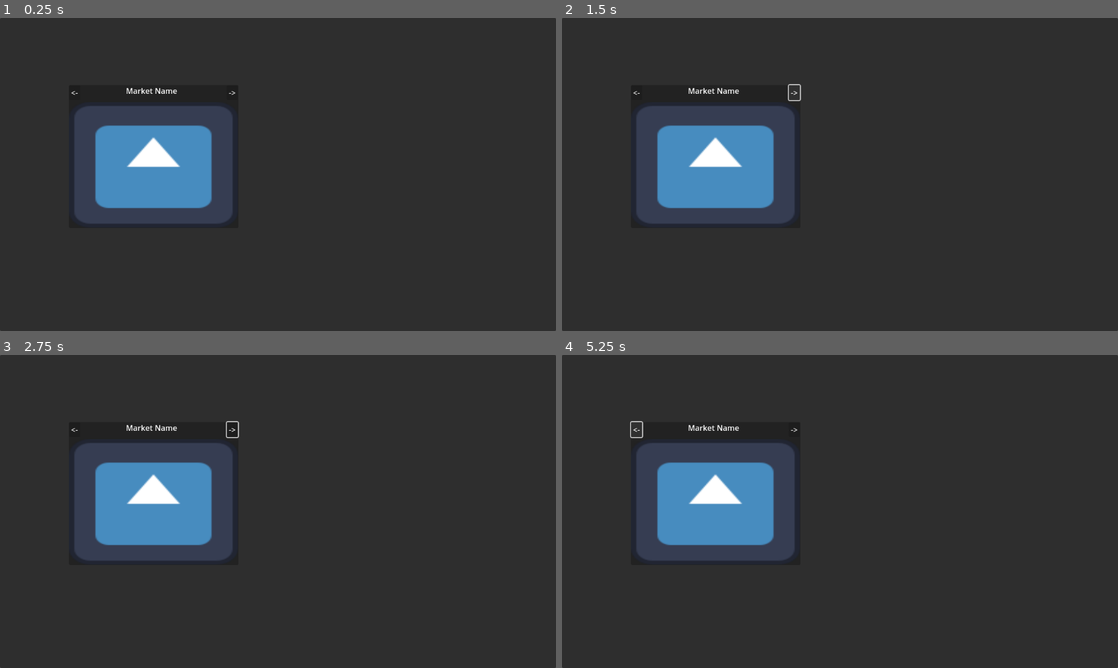
Above: before the commit, frames 1-4 (two rows, left to right).
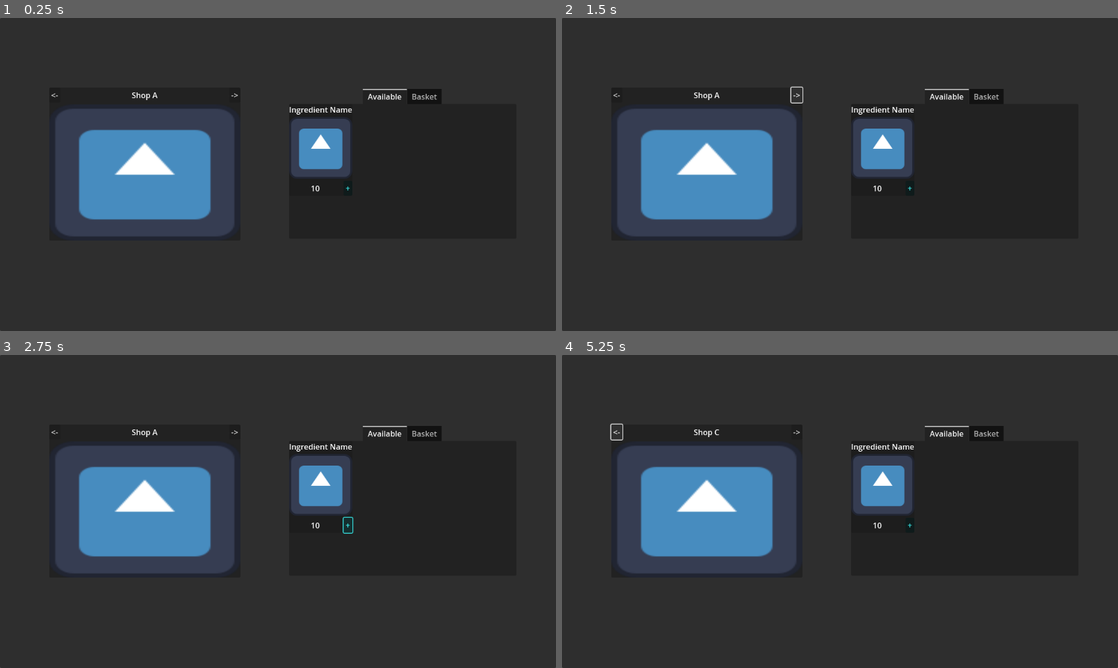
Above: after the commit, the same moments.

Repository: HartFinne/Cozy-Cuisine
Game: Godot game, scene res://Market/Scenes/market_scene.tscn
The game is run twice, just before and just after one commit, with the same random seed, the same clock (stepped at 60 frames per second) and the same inputs. The project has no main scene, so this scene is started directly. The engine's default icon, where the game draws it, is replaced by a stand-in: a white triangle on a blue panel in a dark square.
Inputs (mouse positions are in pixels of both pictures, inside the frame that each line leads up to):
- Up to frame 1 (0.25 s): no input
- Up to frame 2 (1.5 s): click "<-" at 0.5 s; click "->" at 1.25 s
- Up to frame 3 (2.75 s): click (350, 524) at 2 s, where only the run after the commit has a clickable "+"
- Up to frame 4 (5.25 s): click "<-" at 2.75 s; click "->" at 3.5 s; click (912, 524) at 4.25 s, where only the run after the commit has a clickable "+"; click "<-" at 5 s

The runs differ from the first frame. In frame 1, 8.0% of the frame differs, in the area x 9-80%, y 22-70%; in frame 2, 8.1%; in frame 3, 8.1%; in frame 4, 8.1%, in the area x 8-80%, y 21-70%.

Commit message:
shop scene done
now doing the available tab

Diff:
--- a/Market/Scenes/market_scene.tscn
+++ b/Market/Scenes/market_scene.tscn
@@ -1,6 +1,7 @@
-[gd_scene load_steps=2 format=3 uid="uid://bs4bk1jk28hsl"]
+[gd_scene load_steps=3 format=3 uid="uid://bs4bk1jk28hsl"]
 
-[ext_resource type="Texture2D" uid="uid://pnklqblnogb3" path="res://icon.svg" id="1_4m8jw"]
+[ext_resource type="PackedScene" uid="uid://ck02vn5ftbsjf" path="res://Market/Scenes/shops.tscn" id="1_4m8jw"]
+[ext_resource type="Texture2D" uid="uid://pnklqblnogb3" path="res://icon.svg" id="2_pc21n"]
 
 [node name="MarketScene" type="Control"]
 layout_mode = 3
@@ -19,39 +20,75 @@
 grow_vertical = 2
 metadata/_edit_use_anchors_ = true
 
-[node name="PanelContainer" type="PanelContainer" parent="Panel"]
+[node name="Shops" parent="Panel" instance=ExtResource("1_4m8jw")]
+layout_mode = 1
+offset_left = 13.0
+offset_right = 13.0001
+grow_horizontal = 1
+grow_vertical = 1
+
+[node name="TabContainer" type="TabContainer" parent="Panel"]
 layout_mode = 1
 anchors_preset = -1
-anchor_left = 0.124132
-anchor_top = 0.214506
-anchor_right = 0.428819
-anchor_bottom = 0.671296
+anchor_left = 0.519965
+anchor_top = 0.226852
+anchor_right = 0.928819
+anchor_bottom = 0.705247
+tab_alignment = 1
+current_tab = 0
 metadata/_edit_use_anchors_ = true
 
-[node name="VBoxContainer" type="VBoxContainer" parent="Panel/PanelContainer"]
+[node name="Available" type="TabBar" parent="Panel/TabContainer"]
+layout_mode = 2
+metadata/_tab_index = 0
+
+[node name="GridContainer" type="GridContainer" parent="Panel/TabContainer/Available"]
+layout_mode = 1
+anchors_preset = 15
+anchor_right = 1.0
+anchor_bottom = 1.0
+grow_horizontal = 2
+grow_vertical = 2
+columns = 4
+metadata/_edit_use_anchors_ = true
+
+[node name="PanelContainer" type="PanelContainer" parent="Panel/TabContainer/Available/GridContainer"]
 layout_mode = 2
 
-[node name="HBoxContainer" type="HBoxContainer" parent="Panel/PanelContainer/VBoxContainer"]
+[node name="VBoxContainer" type="VBoxContainer" parent="Panel/TabContainer/Available/GridContainer/PanelContainer"]
 layout_mode = 2
-metadata/_edit_use_anchors_ = true
 
-[node name="LeftButton" type="Button" parent="Panel/PanelContainer/VBoxContainer/HBoxContainer"]
+[node name="HBoxContainer" type="HBoxContainer" parent="Panel/TabContainer/Available/GridContainer/PanelContainer/VBoxContainer"]
+z_index = 1
 layout_mode = 2
-size_flags_horizontal = 2
-text = "<-"
+size_flags_vertical = 0
 
-[node name="Label" type="Label" parent="Panel/PanelContainer/VBoxContainer/HBoxContainer"]
+[node name="IngredientLabel" type="Label" parent="Panel/TabContainer/Available/GridContainer/PanelContainer/VBoxContainer/HBoxContainer"]
+layout_mode = 2
+size_flags_vertical = 0
+text = "Ingredient Name"
+
+[node name="IngredientRect" type="TextureRect" parent="Panel/TabContainer/Available/GridContainer/PanelContainer/VBoxContainer"]
+layout_mode = 2
+size_flags_vertical = 0
+texture = ExtResource("2_pc21n")
+
+[node name="HBoxContainer2" type="HBoxContainer" parent="Panel/TabContainer/Available/GridContainer/PanelContainer/VBoxContainer"]
+layout_mode = 2
+
+[node name="PriceLabel" type="Label" parent="Panel/TabContainer/Available/GridContainer/PanelContainer/VBoxContainer/HBoxContainer2"]
 layout_mode = 2
 size_flags_horizontal = 3
-size_flags_vertical = 0
-text = "Market Name"
+text = "10"
+horizontal_alignment = 1
 
-[node name="RightButton" type="Button" parent="Panel/PanelContainer/VBoxContainer/HBoxContainer"]
+[node name="Button" type="Button" parent="Panel/TabContainer/Available/GridContainer/PanelContainer/VBoxContainer/HBoxContainer2"]
+modulate = Color(0.254902, 1, 1, 1)
 layout_mode = 2
-size_flags_horizontal = 10
-text = "->"
+size_flags_horizontal = 8
+text = "+"
 
-[node name="TextureRect" type="TextureRect" parent="Panel/PanelContainer/VBoxContainer"]
+[node name="Basket" type="TabBar" parent="Panel/TabContainer"]
+visible = false
 layout_mode = 2
-size_flags_vertical = 3
-texture = ExtResource("1_4m8jw")
+metadata/_tab_index = 1
--- /dev/null
+++ b/Market/Scenes/shops.tscn
@@ -0,0 +1,48 @@
+[gd_scene load_steps=3 format=3 uid="uid://ck02vn5ftbsjf"]
+
+[ext_resource type="Script" uid="uid://7vav0eoieviy" path="res://Market/Scripts/shops.gd" id="1_5dwnq"]
+[ext_resource type="Texture2D" uid="uid://pnklqblnogb3" path="res://icon.svg" id="1_o6wdg"]
+
+[node name="Shops" type="PanelContainer"]
+anchors_preset = -1
+anchor_left = 0.0772569
+anchor_top = 0.177469
+anchor_right = 0.421007
+anchor_bottom = 0.666667
+offset_left = 39.0
+offset_top = 29.0
+offset_right = 39.0
+offset_bottom = 29.0
+grow_horizontal = 2
+grow_vertical = 2
+script = ExtResource("1_5dwnq")
+metadata/_edit_use_anchors_ = true
+
+[node name="VBoxContainer" type="VBoxContainer" parent="."]
+layout_mode = 2
+
+[node name="HBoxContainer" type="HBoxContainer" parent="VBoxContainer"]
+layout_mode = 2
+
+[node name="LeftButton" type="Button" parent="VBoxContainer/HBoxContainer"]
+layout_mode = 2
+size_flags_horizontal = 2
+text = "<-"
+
+[node name="ShopNameLabel" type="Label" parent="VBoxContainer/HBoxContainer"]
+unique_name_in_owner = true
+layout_mode = 2
+text = "Market Name"
+
+[node name="RightButton" type="Button" parent="VBoxContainer/HBoxContainer"]
+layout_mode = 2
+size_flags_horizontal = 10
+text = "->"
+
+[node name="ShopRect" type="TextureRect" parent="VBoxContainer"]
+layout_mode = 2
+size_flags_vertical = 3
+texture = ExtResource("1_o6wdg")
+
+[connection signal="pressed" from="VBoxContainer/HBoxContainer/LeftButton" to="." method="_on_left_button_pressed"]
+[connection signal="pressed" from="VBoxContainer/HBoxContainer/RightButton" to="." method="_on_right_button_pressed"]
--- /dev/null
+++ b/Market/Scripts/shops.gd
@@ -0,0 +1,29 @@
+extends PanelContainer
+
+
+var current_index: int = 0
+var shop_list: Array = ["Shop A", "Shop B", "Shop C"]
+
+@onready var shop_name_label: Label = %ShopNameLabel
+
+# Called when the node enters the scene tree for the first time.
+func _ready() -> void:
+	update_shop_display()
+
+func _on_left_button_pressed() -> void:
+	if current_index > 0:
+		current_index -= 1
+	else:
+		current_index = shop_list.size() - 1
+	update_shop_display()
+
+
+func _on_right_button_pressed() -> void:
+	if current_index < shop_list.size() - 1:
+		current_index += 1
+	else:
+		current_index = 0
+	update_shop_display()
+
+func update_shop_display():
+	shop_name_label.text = shop_list[current_index]
Not shown, added: Market/Scripts/shops.gd.uid
